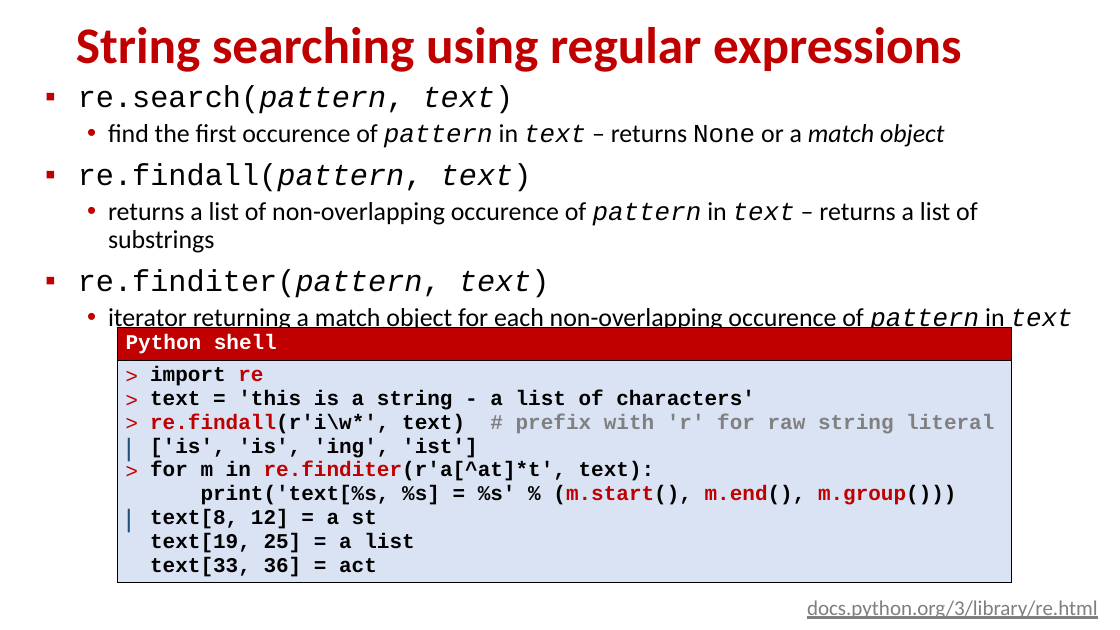
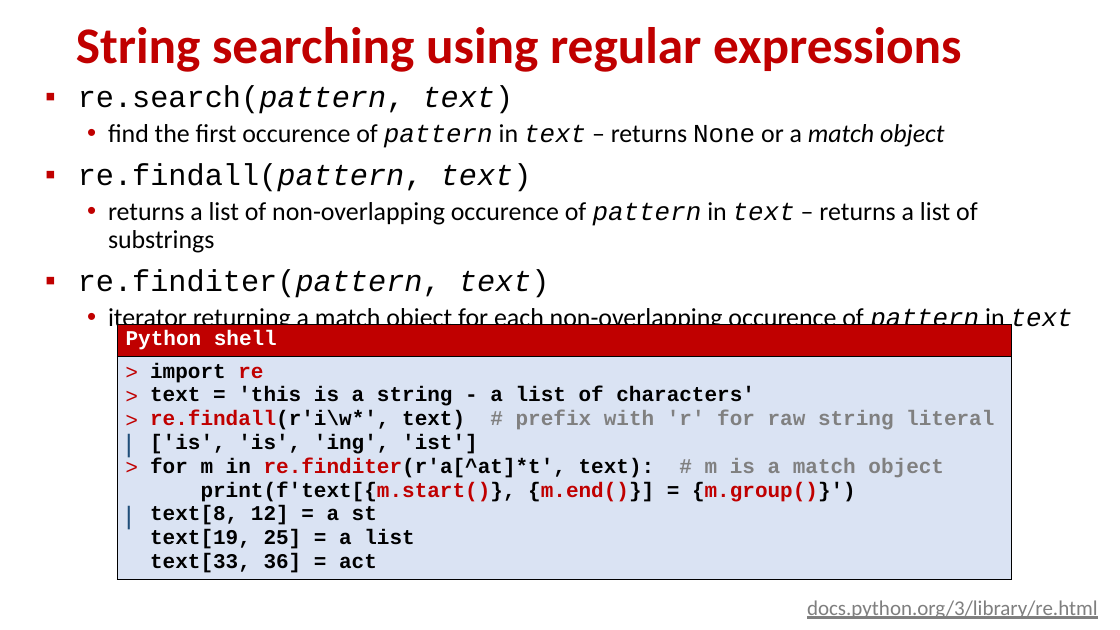
Before and after one commit to gsbrodal/gsbrodal.github.io, a slide deck: slide 20 of ipsa/slides/text.pptx. Drawn at 1120x630 pixels with LibreOffice and Linux fonts; fonts in the diff are those of the drawing. Boxes give left, top, right and bottom in pixels: in the first picture for what was removed or moved away, otherwise in the second. Text is boxed around its words. In the diff, an @@ line names an element or a change of style, - is before the commit and + after.

Commit message:
updated text slides

```diff
--- a/ipsa/slides/text.pptx
+++ b/ipsa/slides/text.pptx
@@ table at (118,324,1012,593) @@
-row 2, column 1: import re / text = 'this is a string - a list of characters' / re.findall(r'i\w*', text) # prefix with 'r' for raw string literal / ['is', 'is', 'ing', 'ist'] / for m in re.finditer(r'a[^at]*t', text): print('text[%s, %s] = %s' % (m.start(), m.end(), m.group())) / text[8, 12] = a st text[19, 25] = a list text[33, 36] = act
+row 2, column 1: import re / text = 'this is a string - a list of characters' / re.findall(r'i\w*', text) # prefix with 'r' for raw string literal / ['is', 'is', 'ing', 'ist'] / for m in re.finditer(r'a[^at]*t', text): # m is a match object print(f'text[{m.start()}, {m.end()}] = {m.group()}') / text[8, 12] = a st text[19, 25] = a list text[33, 36] = act
@@ table: place and size @@
-table at (118,328,1012,597)
+table at (118,324,1012,593)
```
Also in this commit, not shown: 7 other slides changed, 5 other files.
